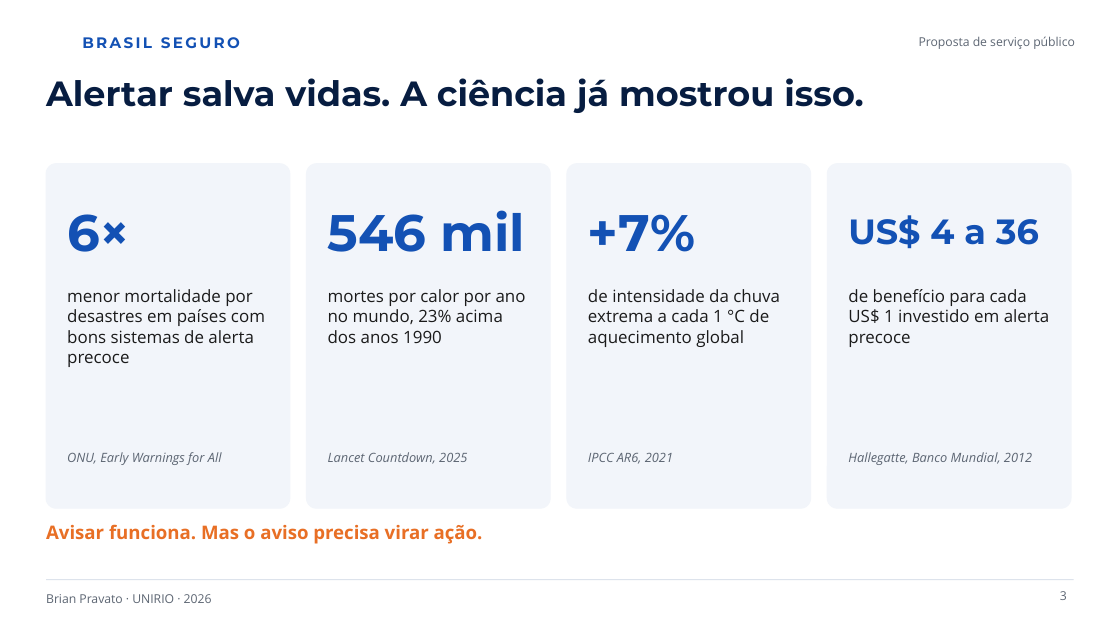
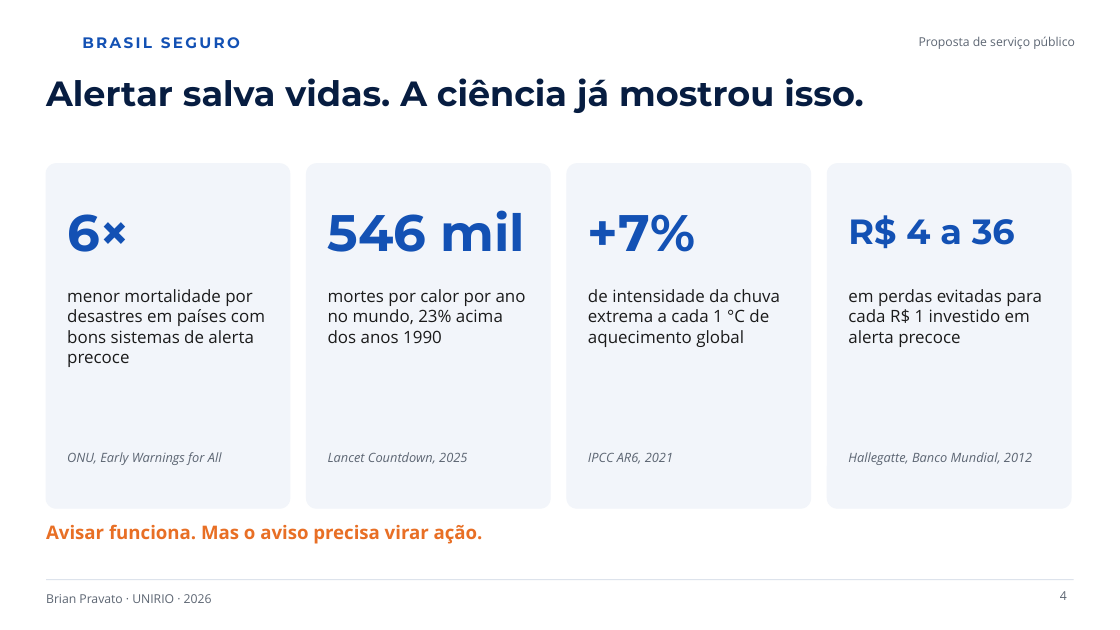
Before and after one commit to kbrianps/brasil-seguro, a slide deck: slide 4 of brasil-seguro.pptx (slide 3 before the commit). Drawn at 1120x630 pixels with LibreOffice and Linux fonts; fonts in the diff are those of the drawing; background and template pictures are left out. Boxes give left, top, right and bottom in pixels: in the first picture for what was removed or moved away, otherwise in the second. Text is boxed around its words. In the diff, an @@ line names an element or a change of style, - is before the commit and + after.

```diff
--- a/brasil-seguro.pptx
+++ b/brasil-seguro.pptx
@@ text at [848,215,1015,249]: text changed @@
-US$ 4 a 36
+R$ 4 a 36
@@ text at [848,289,1042,347]: text changed @@
-de benefício para cada US$ 1 investido em alerta precoce
+em perdas evitadas para cada R$ 1 investido em alerta precoce
@@ page number at [1060,591,1067,600]: text changed @@
-3
+4
```
Also in this commit, not shown: 7 other slides changed, 2 slides added, 3 other files.
